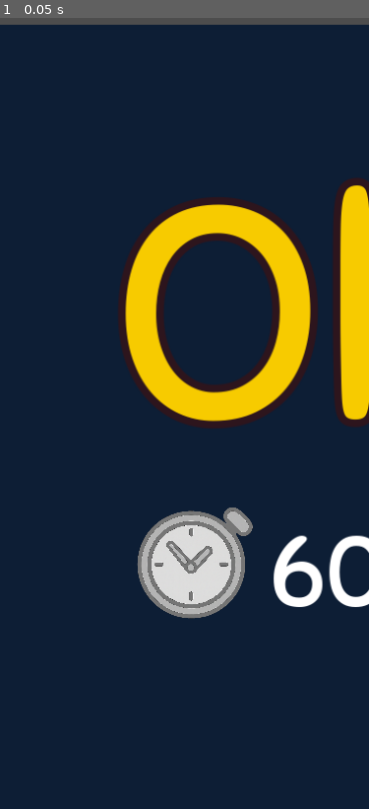
Above: before the commit, frame 1.
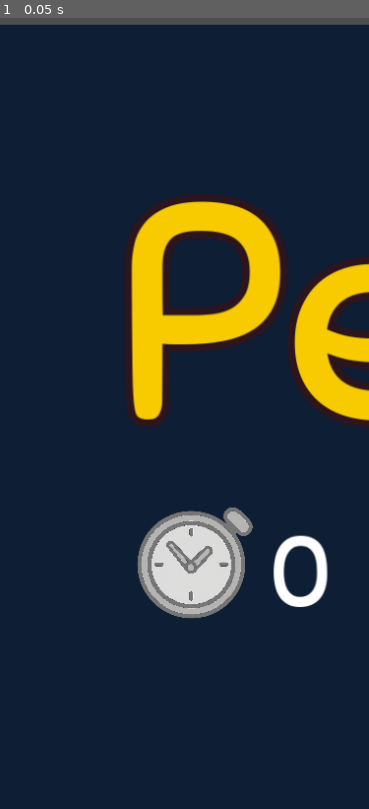
Above: after the commit, the same moment.

Repository: codyromano/chonki
Game: Godot game, scene res://scenes/level_result.tscn
The game is run twice, just before and just after one commit, with the same random seed, the same clock (stepped at 60 frames per second) and the same inputs. This scene is started directly instead of the project's main scene. Sound files missing from this copy of the repository are replaced by a short silence.
Inputs:
- Up to frame 1 (0.05 s): no input

The runs differ from the first frame. In frame 1, 12% of the frame differs, in the area x 32-100%, y 20-75%.

Commit message:
scoring system (1/n)

Diff:
--- a/project.godot
+++ b/project.godot
@@ -20,6 +20,7 @@
 GlobalSignals="*res://scenes/GlobalSignals.gd"
 Utils="*res://scripts/Utils.gd"
 FadeTransition="*res://scenes/FadeTransition.gd"
+GameState="*res://scripts/GameState.gd"
 
 [display]
 
--- a/scenes/Collectible.gd
+++ b/scenes/Collectible.gd
@@ -18,6 +18,10 @@
 		sprite.play()
 	else:
 		push_warning("No SpriteFrames assigned to 'frames'.")
+
+	# Add to group for star counting
+	if collectible_name == "star":
+		add_to_group("CollectibleStar")
 
 func _process(_delta):
 	pass
--- a/scenes/StarLabel.gd
+++ b/scenes/StarLabel.gd
@@ -7,7 +7,8 @@
 	GlobalSignals.star_collected.connect(_on_star_collected)
 
 func _on_star_collected() -> void:
-	total_collected+= 1
+	total_collected += 1
+	GameState.stars_collected = total_collected
 # Called every frame. 'delta' is the elapsed time since the previous frame.
 func _process(_delta):
 	text = str(total_collected)
--- a/scenes/chonki.gd
+++ b/scenes/chonki.gd
@@ -38,6 +38,16 @@
 	GlobalSignals.connect("player_hit", on_player_hit)
 	GlobalSignals.connect("win_game", on_win_game)
 	GlobalSignals.connect("player_out_of_hearts", _on_player_out_of_hearts)
+	# Always reset GameState at the start of the level
+	GameState.reset()
+	# Cache and set total_stars for this level by scene path, using CollectibleStar group
+	var level_path = get_tree().current_scene.scene_file_path
+	var total_stars = GameState.get_total_stars_for_level(level_path)
+	if total_stars == 0:
+		total_stars = get_tree().get_nodes_in_group("CollectibleStar").size()
+		GameState.set_total_stars_for_level(level_path, total_stars)
+	else:
+		GameState.total_stars = total_stars
 	# Create a fullscreen ColorRect for fade effect
 	fade_rect = ColorRect.new()
 	fade_rect.color = Color(0, 0, 0, 0)
--- a/scenes/level_result.gd
+++ b/scenes/level_result.gd
@@ -5,11 +5,51 @@
 
 func _ready():
 	previous_scene_path = FadeTransition._previous_scene_path
-
+	show_score()
 	# Connect Replay button
 	var replay_btn = get_node_or_null("Control/ButtonContainer/HBoxContainer/Replay")
 	if replay_btn:
 		replay_btn.pressed.connect(_on_replay_pressed)
 
+func show_score():
+	# Use GameState singleton for persistent data
+	var collected = GameState.stars_collected
+	var total_stars = GameState.total_stars
+	var time = GameState.time_elapsed
+
+	# Clamp total_stars to at least 1 to avoid division by zero
+	if total_stars <= 0:
+		total_stars = collected
+
+	# Determine rank
+	var rank = "Okay"
+	if collected == total_stars and time <= 60:
+		rank = "Perfect"
+	elif collected >= int(total_stars * 0.5) and time <= 80:
+		rank = "Great"
+	elif time <= 90:
+		rank = "Okay"
+
+	# Update UI
+	var label = get_node_or_null("Control/VBoxContainer/HBoxContainer/Label")
+	if label:
+		label.text = rank
+	var star_label2 = get_node_or_null("Control/StarContainer/HBoxContainer2/Label2")
+	if star_label2:
+		star_label2.text = "%d/%d" % [collected, total_stars]
+	var time_label2 = get_node_or_null("Control/TimeContainer/HBoxContainer2/Label2")
+	if time_label2:
+		time_label2.text = str(time)
+
+	# Update the long description for next rank
+	var desc_label = get_node_or_null("Control/VBoxContainer2/HBoxContainer/Label")
+	if desc_label:
+		if rank == "Perfect":
+			desc_label.text = "You achieved perfection!"
+		elif rank == "Great":
+			desc_label.text = "Collect all %d stars in under 60 seconds to achieve \"perfection.\"" % total_stars
+		elif rank == "Okay":
+			desc_label.text = "Collect at least %d stars and finish in under 80 seconds for a \"Great\" rank.\nCollect all %d stars in under 60 seconds for \"perfection.\"" % [int(total_stars * 0.5), total_stars]
+
 func _on_replay_pressed():
 	FadeTransition.fade_out_and_change_scene(previous_scene_path, 0.0, 1.0)
--- a/scenes/menus/TimerText.gd
+++ b/scenes/menus/TimerText.gd
@@ -1,21 +1,16 @@
 extends Label
-
-@export var duration: int = 90
 
 func _ready() -> void:
 	GlobalSignals.win_game.connect(stop_timer)
 
 # Called every frame. 'delta' is the elapsed time since the previous frame.
 func _process(_delta):
-	text = str(duration)
+	text = str(GameState.time_elapsed)
+	# Update GameState.time_elapsed as time spent (not time left)
 
 func stop_timer() -> void:
 	if $Timer:
 		$Timer.queue_free()
 
 func _on_timer_timeout():
-	if duration == 0:
-		GlobalSignals.time_up.emit()
-		stop_timer()
-
-	duration = max(0, duration - 1)
+	GameState.time_elapsed+= 1
--- /dev/null
+++ b/scripts/GameState.gd
@@ -0,0 +1,25 @@
+extends Node
+
+
+# Singleton to persist gameplay data between scenes
+var stars_collected: int = 0
+var total_stars: int = 0
+var time_elapsed: float = 0.0
+# Cache for total stars per level (by scene path)
+var stars_per_level := {}
+
+func reset():
+	stars_collected = 0
+	time_elapsed = 0.0
+
+# Call this at level start to set and cache total stars for the current level
+func set_total_stars_for_level(level_path: String, count: int):
+	stars_per_level[level_path] = count
+	total_stars = count
+
+# Call this at level start to load cached total stars if available
+func get_total_stars_for_level(level_path: String) -> int:
+	if stars_per_level.has(level_path):
+		total_stars = stars_per_level[level_path]
+		return total_stars
+	return 0
